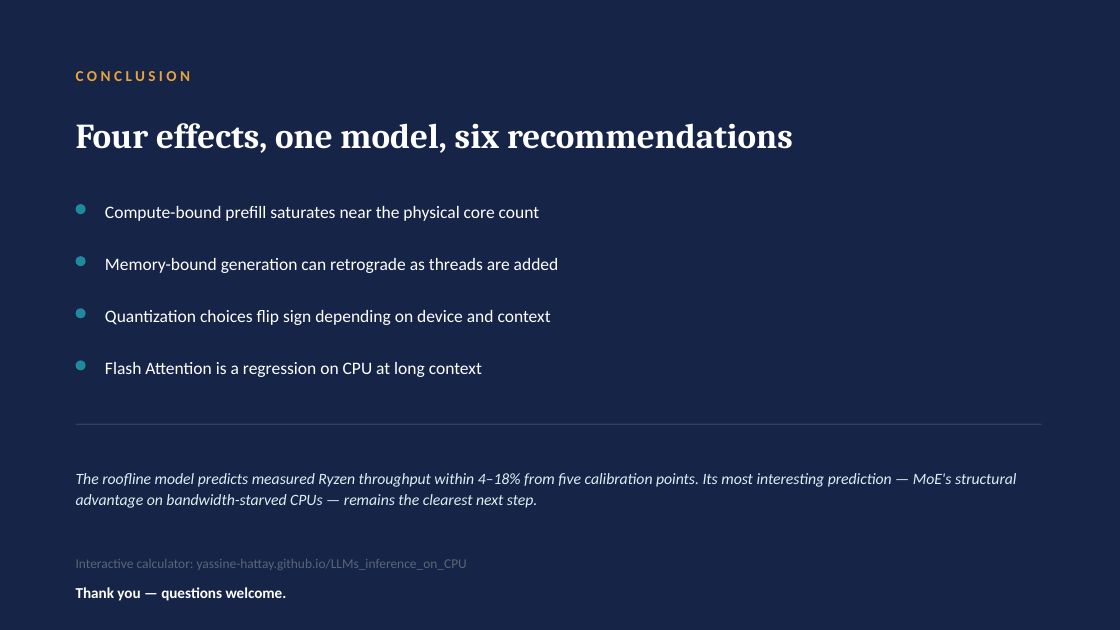
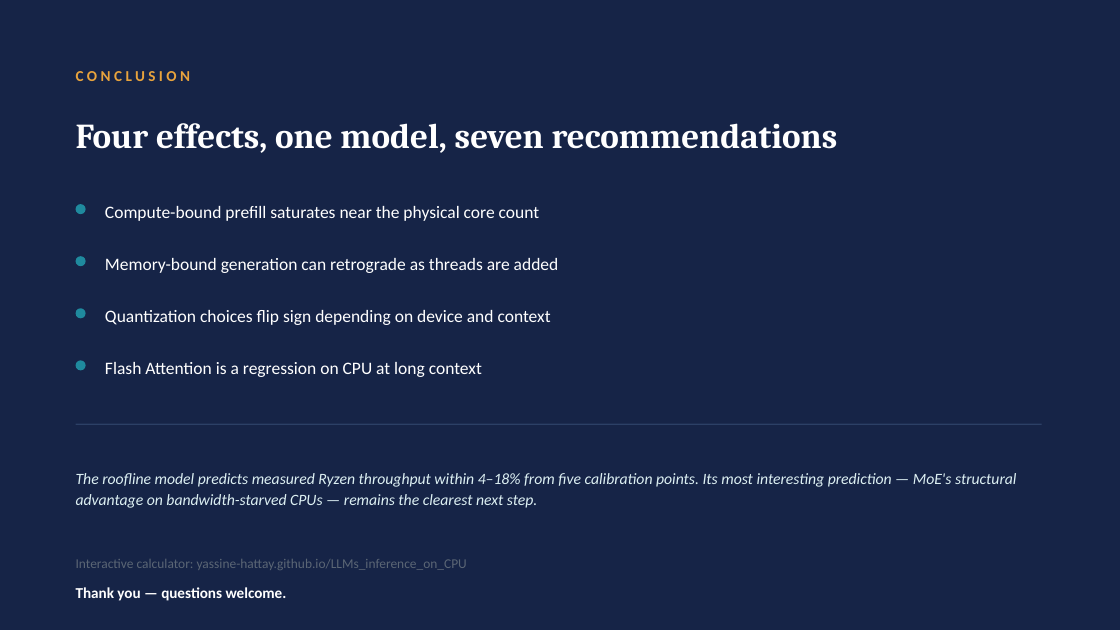
Before and after one commit to Yassine-Hattay/LLMs_inference_on_CPU, a slide deck: slide 16 of Presentation_and_report/CPU_LLM_Inference_Defense.pptx. Drawn at 1120x630 pixels with LibreOffice and Linux fonts; fonts in the diff are those of the drawing. Boxes give left, top, right and bottom in pixels: in the first picture for what was removed or moved away, otherwise in the second. Text is boxed around its words. In the diff, an @@ line names an element or a change of style, - is before the commit and + after.

```diff
--- a/Presentation_and_report/CPU_LLM_Inference_Defense.pptx
+++ b/Presentation_and_report/CPU_LLM_Inference_Defense.pptx
@@ text at box(76, 123, 838, 153): text changed @@
-Four effects, one model, six recommendations
+Four effects, one model, seven recommendations
```
Also in this commit, not shown: 7 other slides changed, 1 other file.
